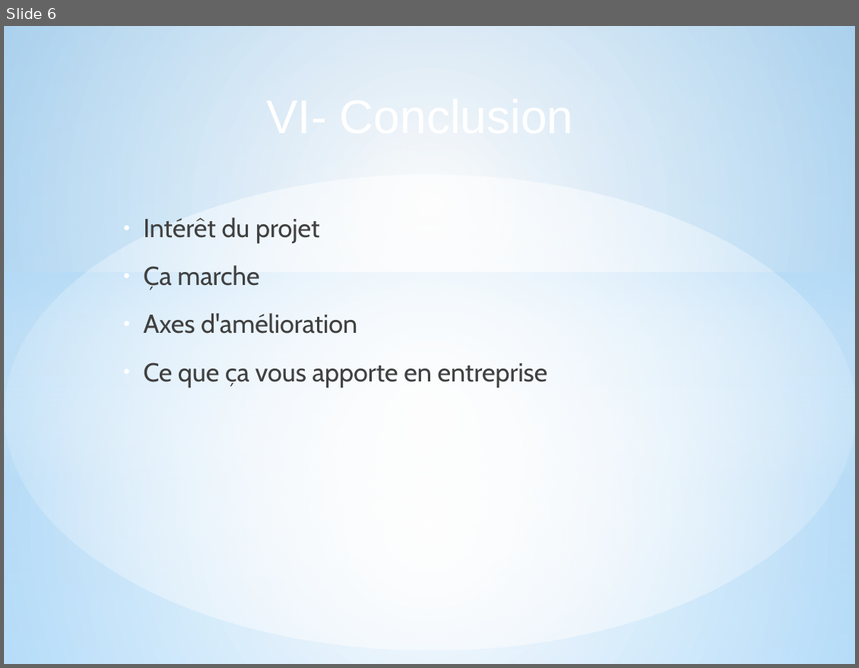
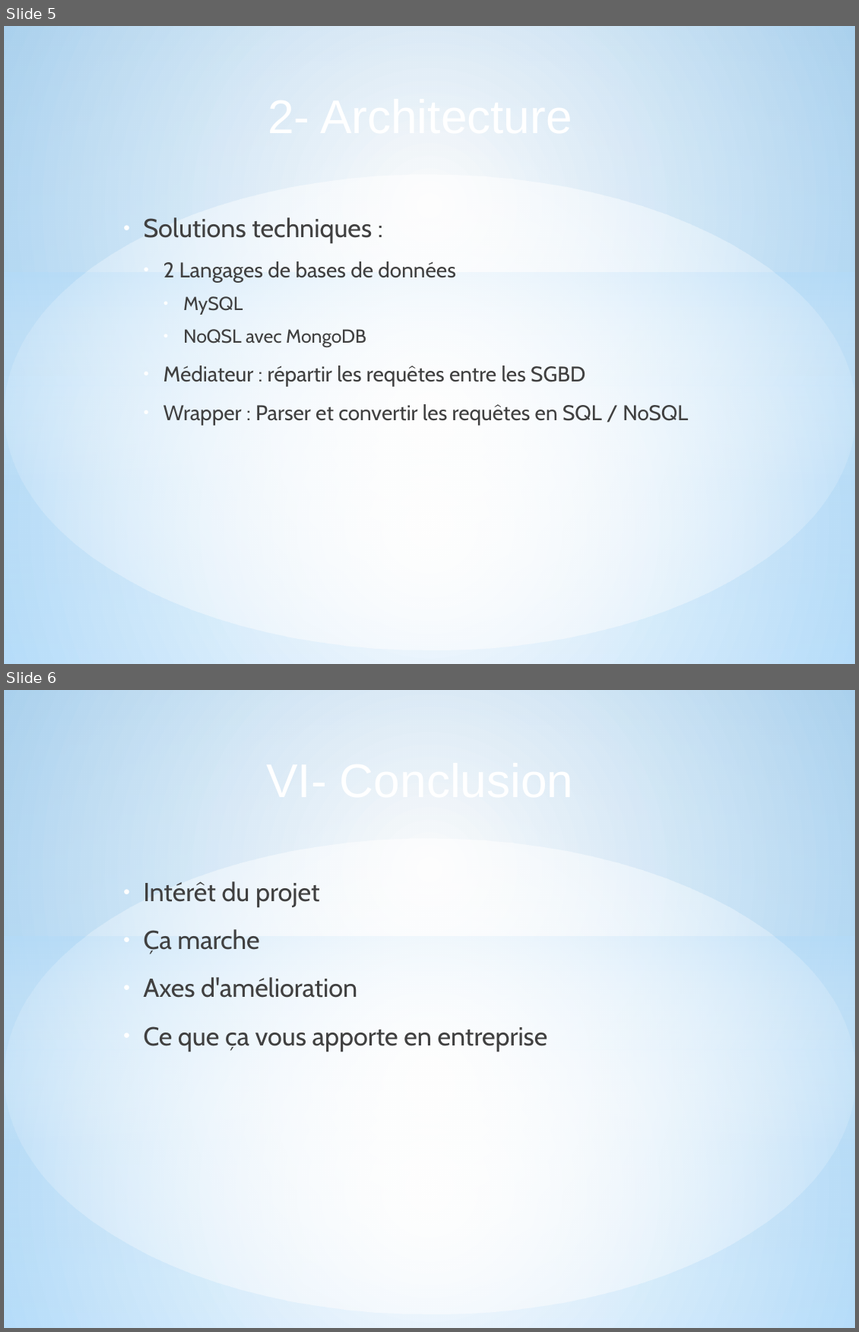
Before and after one commit to sizo0/BDAProject, a slide deck: Documents/Presentation/Présentation1.odp. Shown one above the other, each under a label of ours: slide 6 before the commit, slides 5 and 6 after it. The pictures are 859x668 and 859x1332 pixels, drawn with LibreOffice and Linux fonts; fonts in the diff are those of the drawing. Boxes give left, top, right and bottom in pixels: in the first picture for what was removed or moved away, otherwise in the second. Text is boxed around its words. In the diff, an @@ line names an element or a change of style, - is before the commit and + after.

```diff
--- a/Documents/Presentation/Présentation1.odp
+++ b/Documents/Presentation/Présentation1.odp
@@ slide 5 added at (4,26,855,664), background gradient #000000 to #FFFFFF; not listed: 8 template elements that a slide beside it also shows @@
@@ text added at (143,218,688,426), 18 pt, text #404040 @@
+● Solutions techniques :
+  ● 2 Langages de bases de données
+    ● MySQL
+    ● NoQSL avec MongoDB
+  ● Médiateur : répartir les requêtes entre les SGBD
+  ● Wrapper : Parser et convertir les requêtes en SQL / NoSQL
```
Also in this commit, not shown: 2 slides changed, 3 other slides added, 3 slides removed, 4 other files.
